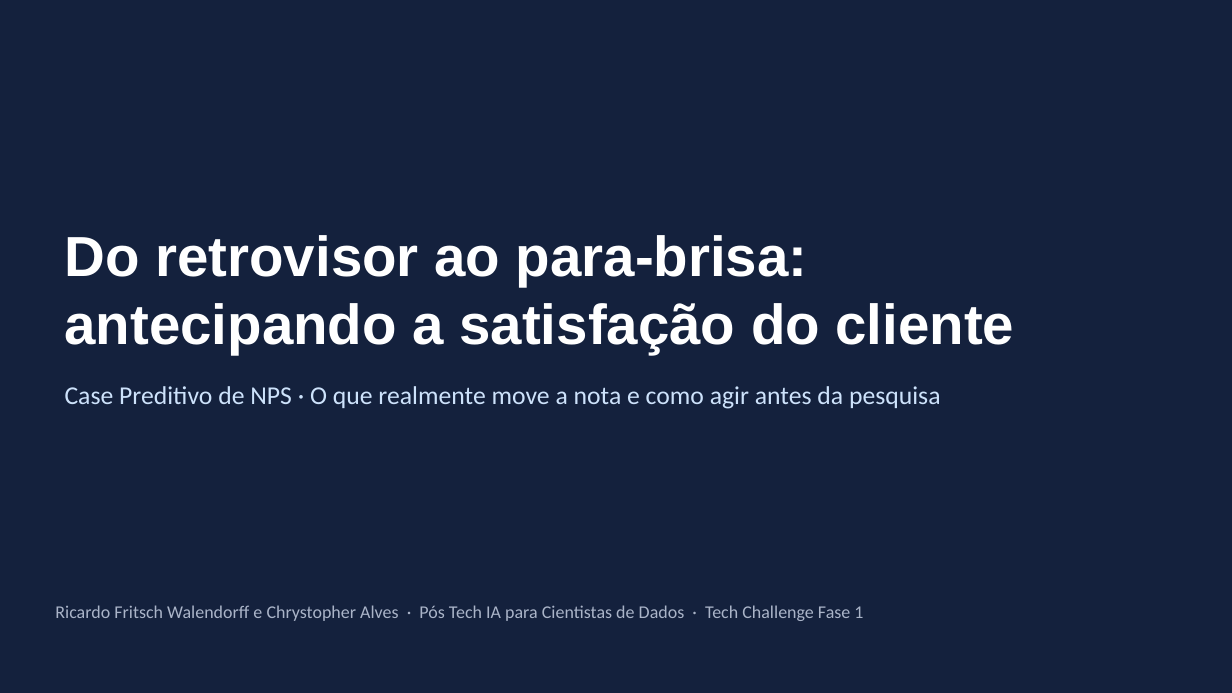
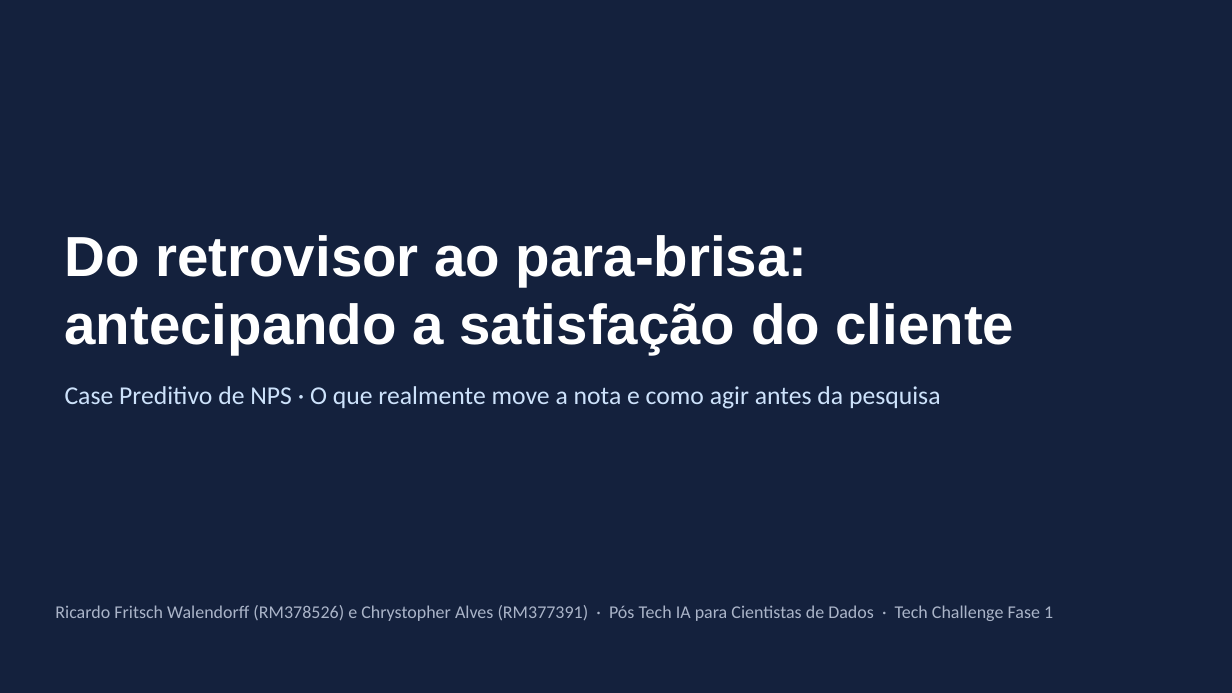
Before and after one commit to ricardowalendorff/Case_preditivo_NPS, a slide deck: slide 1 of reports/apresentacao_nps_preditivo.pptx. Drawn at 1232x693 pixels with LibreOffice and Linux fonts; fonts in the diff are those of the drawing. Boxes give left, top, right and bottom in pixels: in the first picture for what was removed or moved away, otherwise in the second. Text is boxed around its words. In the diff, an @@ line names an element or a change of style, - is before the commit and + after.

```diff
--- a/reports/apresentacao_nps_preditivo.pptx
+++ b/reports/apresentacao_nps_preditivo.pptx
@@ text at [55, 605, 1053, 621]: text changed @@
-Ricardo Fritsch Walendorff e Chrystopher Alves · Pós Tech IA para Cientistas de Dados · Tech Challenge Fase 1
+Ricardo Fritsch Walendorff (RM378526) e Chrystopher Alves (RM377391) · Pós Tech IA para Cientistas de Dados · Tech Challenge Fase 1
```
Also in this commit, not shown: 8 other slides changed, 3 other files.
